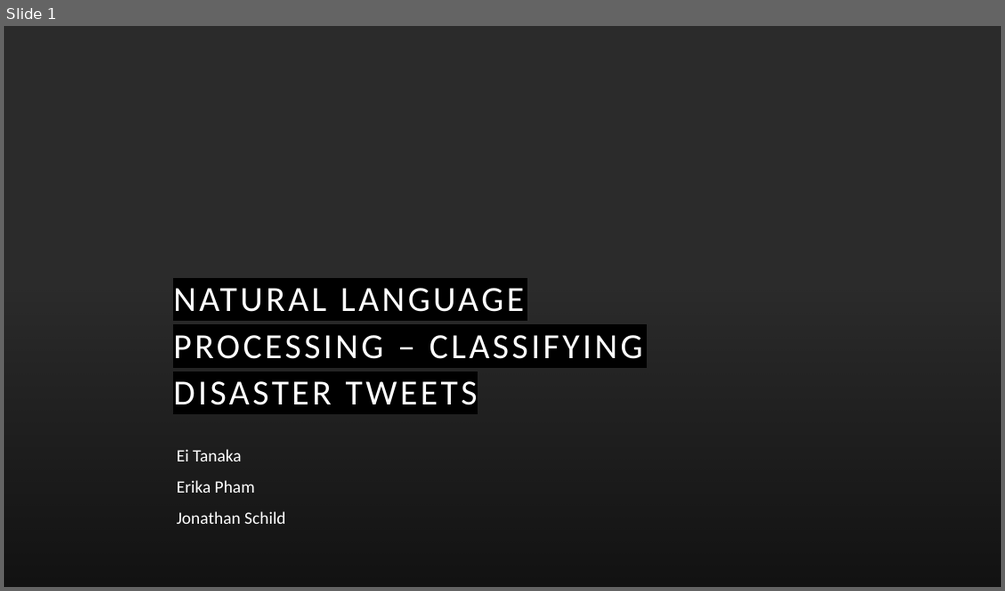
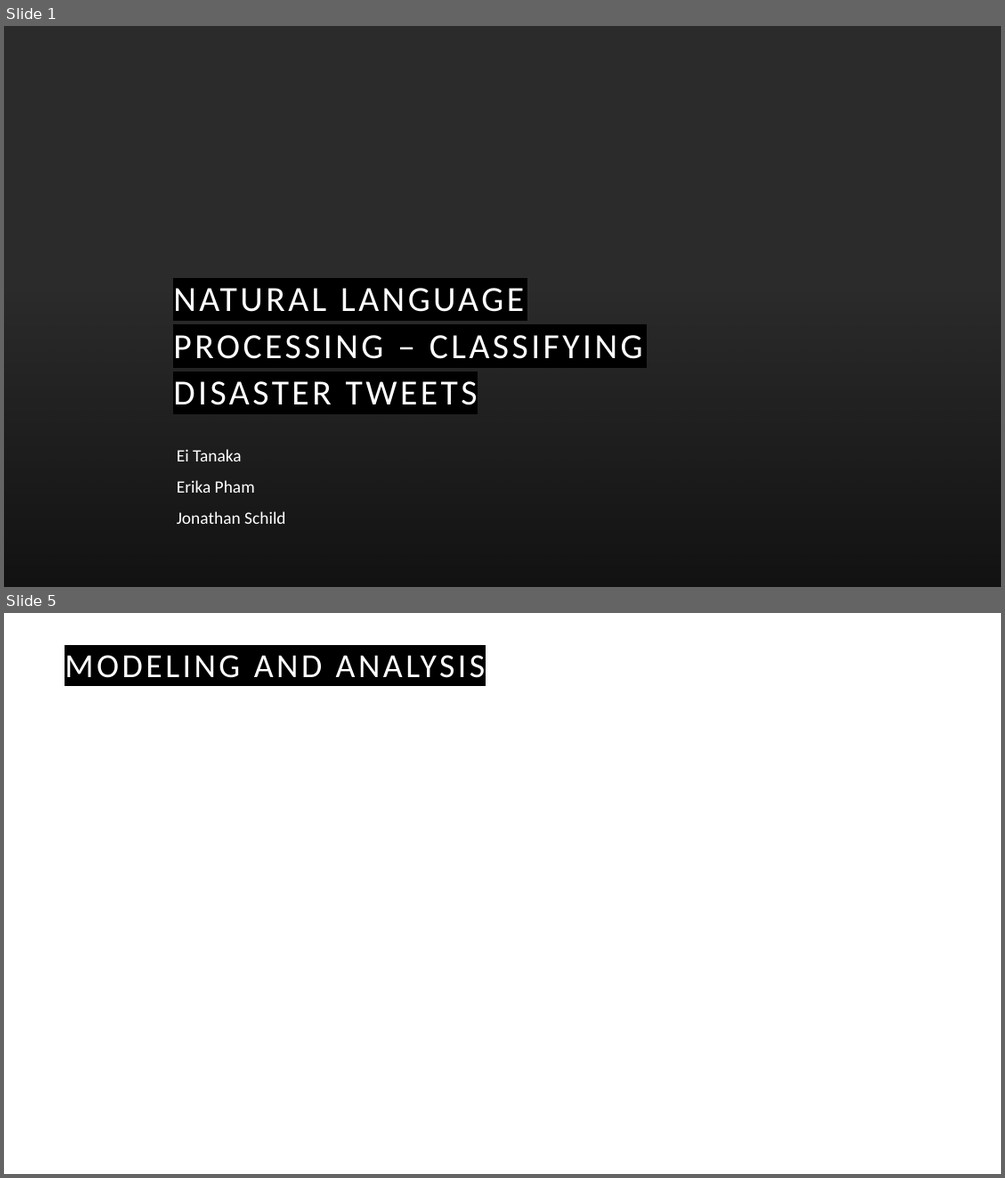
Before and after one commit to eitanaka/DATS6202_Final_Project, a slide deck: DATS6202_Final_Project_Presentation_NLP_draft.pptx. Shown one above the other, each under a label of ours: slide 1 before the commit, slides 1 and 5 after it; the slides between them are not shown. The pictures are 1005x591 and 1005x1178 pixels, drawn with LibreOffice and Linux fonts; fonts in the diff are those of the drawing; background and template pictures are left out; a plain dark background stands for a picture behind light text. Boxes give left, top, right and bottom in pixels: in the first picture for what was removed or moved away, otherwise in the second. Text is boxed around its words. In the diff, an @@ line names an element or a change of style, - is before the commit and + after.

```diff
--- a/DATS6202_Final_Project_Presentation_NLP_draft.pptx
+++ b/DATS6202_Final_Project_Presentation_NLP_draft.pptx
@@ slide 5 added at box(4, 613, 1001, 1174), background #FFFFFF @@
@@ title added at box(65, 655, 485, 678), 32.4 pt, text #FFFFFF @@
+MODELING AND ANALYSIS
```
Also in this commit, not shown: 2 slides changed, 5 other slides added, 1 slide removed.
